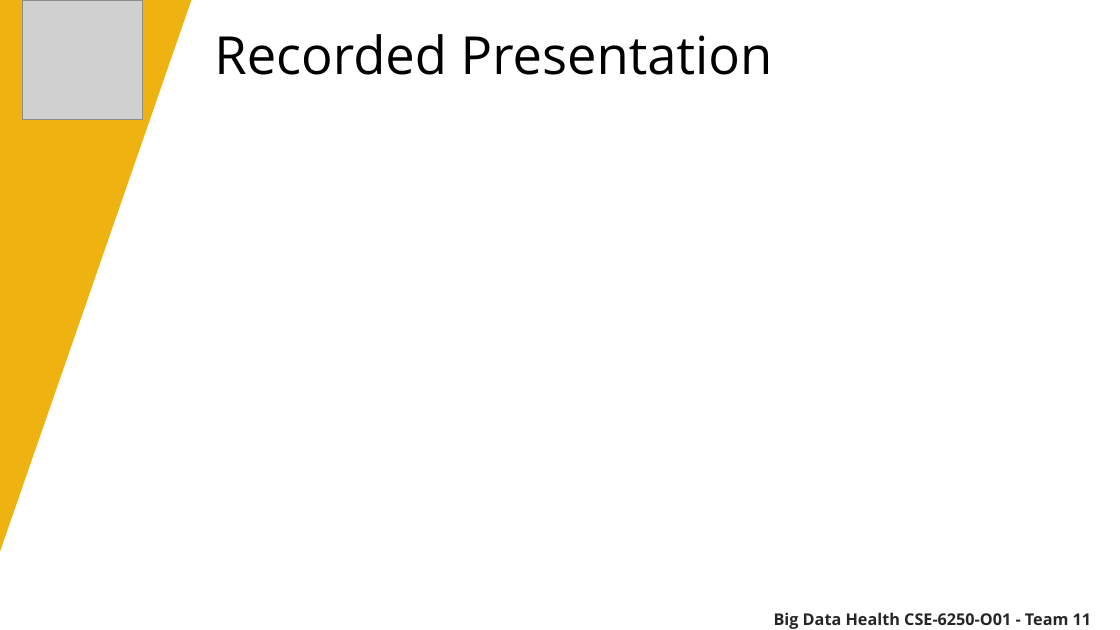
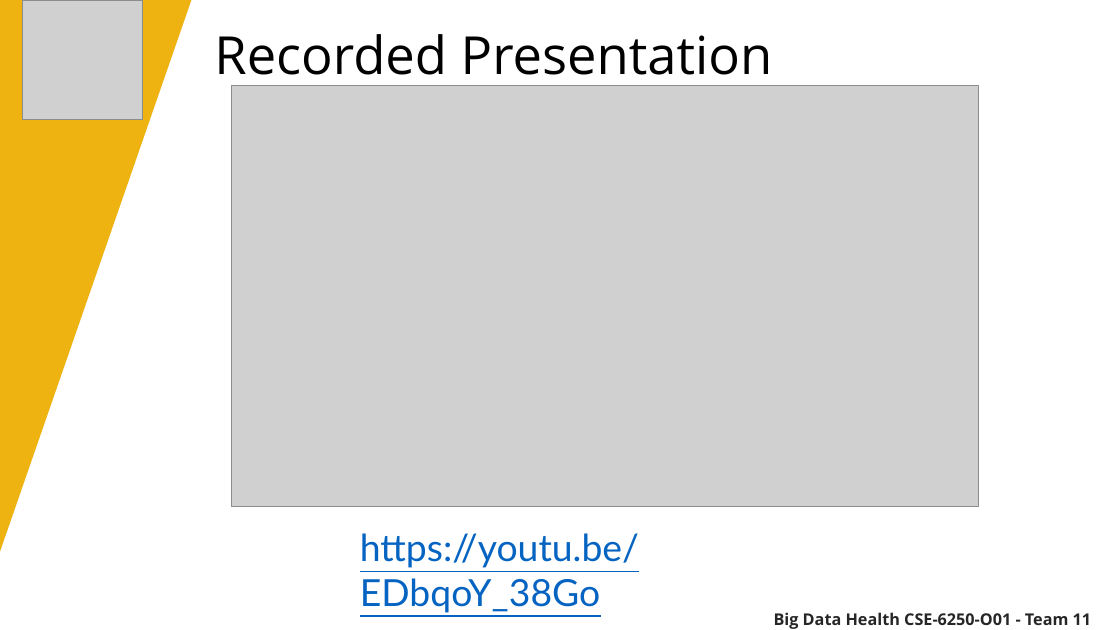
Before and after one commit to bdh-team-12/sleep-predictions-through-deep-learning, a slide deck: slide 2 of video-presentation/final-presentation.pptx. Drawn at 1120x630 pixels with LibreOffice and Linux fonts; fonts in the diff are those of the drawing; grey boxes stand for pictures. Boxes give left, top, right and bottom in pixels: in the first picture for what was removed or moved away, otherwise in the second. Text is boxed around its words. In the diff, an @@ line names an element or a change of style, - is before the commit and + after.

```diff
--- a/video-presentation/final-presentation.pptx
+++ b/video-presentation/final-presentation.pptx
@@ picture added at (232, 86, 980, 507) @@
@@ text added at (360, 533, 639, 613), 32 pt, text #0563C1, underline @@
+https://youtu.be/EDbqoY_38Go
```
Also in this commit, not shown: 3 other slides changed, 9 slides added, 11 other files.
